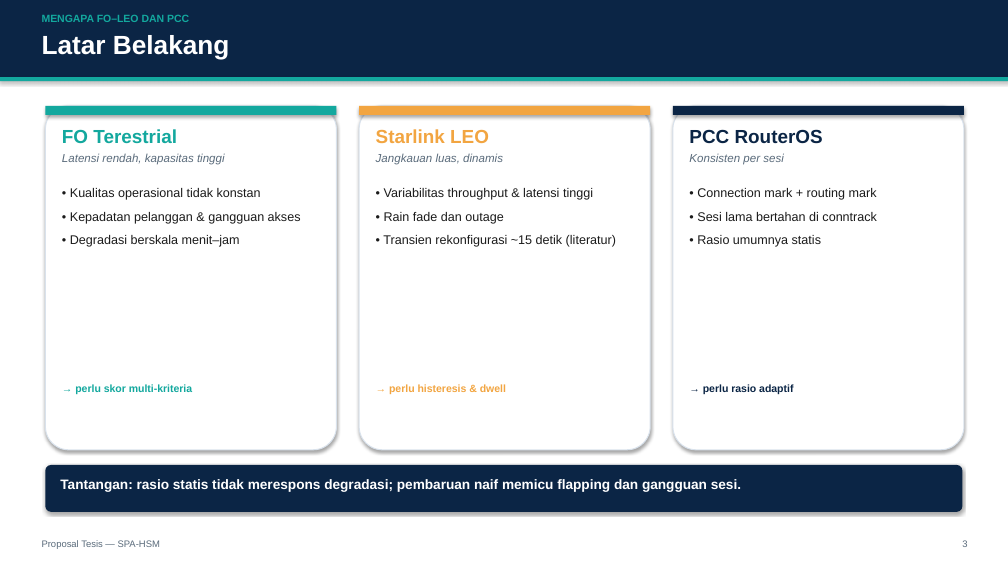
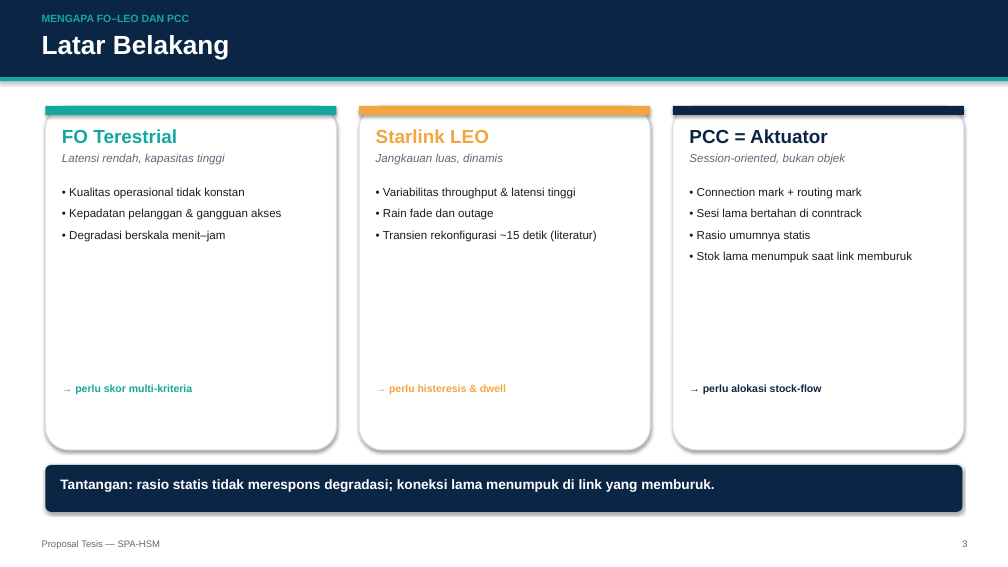
Before and after one commit to kasmilp/proposal_loadbalancing, a slide deck: slide 3 of 12_Presentasi/Proposal_Tesis_SPA-HSM.pptx. Drawn at 1008x567 pixels with LibreOffice and Linux fonts; fonts in the diff are those of the drawing. Boxes give left, top, right and bottom in pixels: in the first picture for what was removed or moved away, otherwise in the second. Text is boxed around its words. In the diff, an @@ line names an element or a change of style, - is before the commit and + after.

Commit message:
Perbarui positioning stock-flow dan konsistensi 01-12

```diff
--- a/12_Presentasi/Proposal_Tesis_SPA-HSM.pptx
+++ b/12_Presentasi/Proposal_Tesis_SPA-HSM.pptx
@@ text at [689, 129, 828, 144]: text changed @@
-PCC RouterOS
+PCC = Aktuator
@@ text at [689, 153, 845, 165]: text changed @@
-Konsisten per sesi
+Session-oriented, bukan objek
@@ text "• Kualitas operasional tidak konstan" at [69, 187, 281, 242]: size 12 to 11 pt; less space between paragraphs @@
@@ text "• Variabilitas throughput & latensi ..." at [383, 187, 596, 242]: size 12 to 11 pt; less space between paragraphs @@
@@ text at [697, 187, 862, 242]: size 12 to 11 pt in "• Connection mark + routing mark", "• Sesi lama bertahan di conntrack", "• Rasio umumnya statis"; less space between paragraphs @@
@@ text at [697, 251, 912, 263]: paragraph added @@
+• Stok lama menumpuk saat link memburuk
@@ text at [703, 384, 822, 394]: text changed @@
-→ perlu rasio adaptif
+→ perlu alokasi stock-flow
@@ text at [60, 479, 714, 492]: text changed @@
-Tantangan: rasio statis tidak merespons degradasi; pembaruan naif memicu flapping dan gangguan sesi.
+Tantangan: rasio statis tidak merespons degradasi; koneksi lama menumpuk di link yang memburuk.
```
Also in this commit, not shown: 17 other slides changed, 11 other files.
